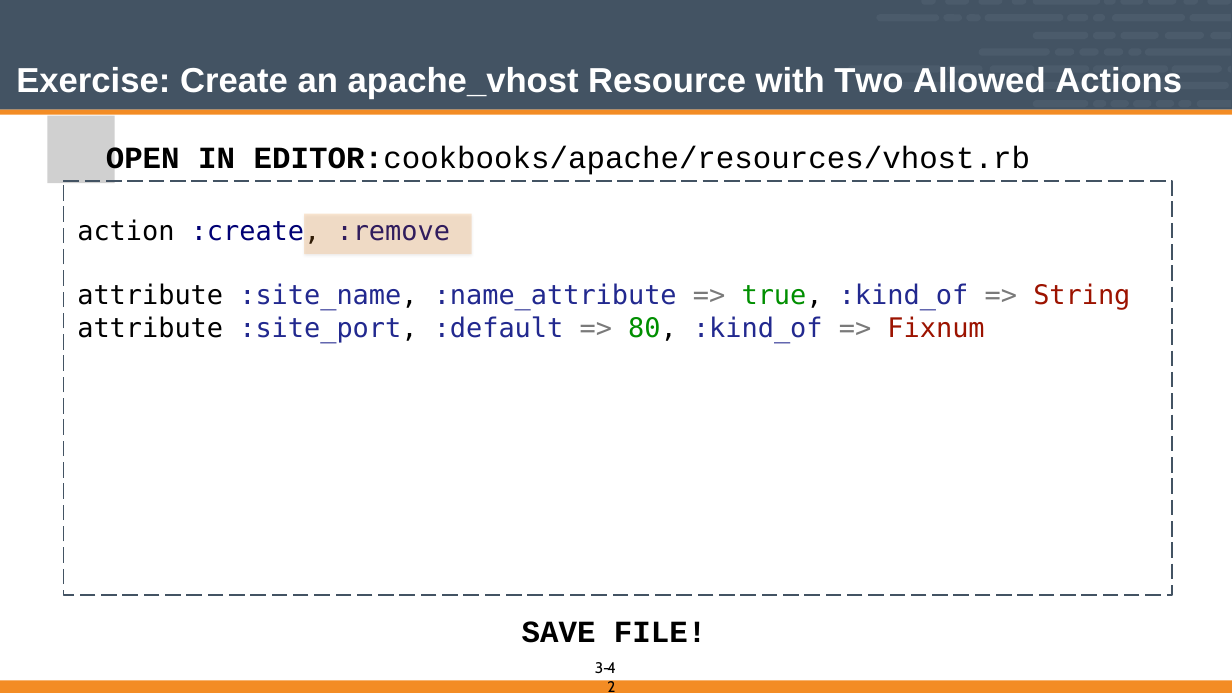
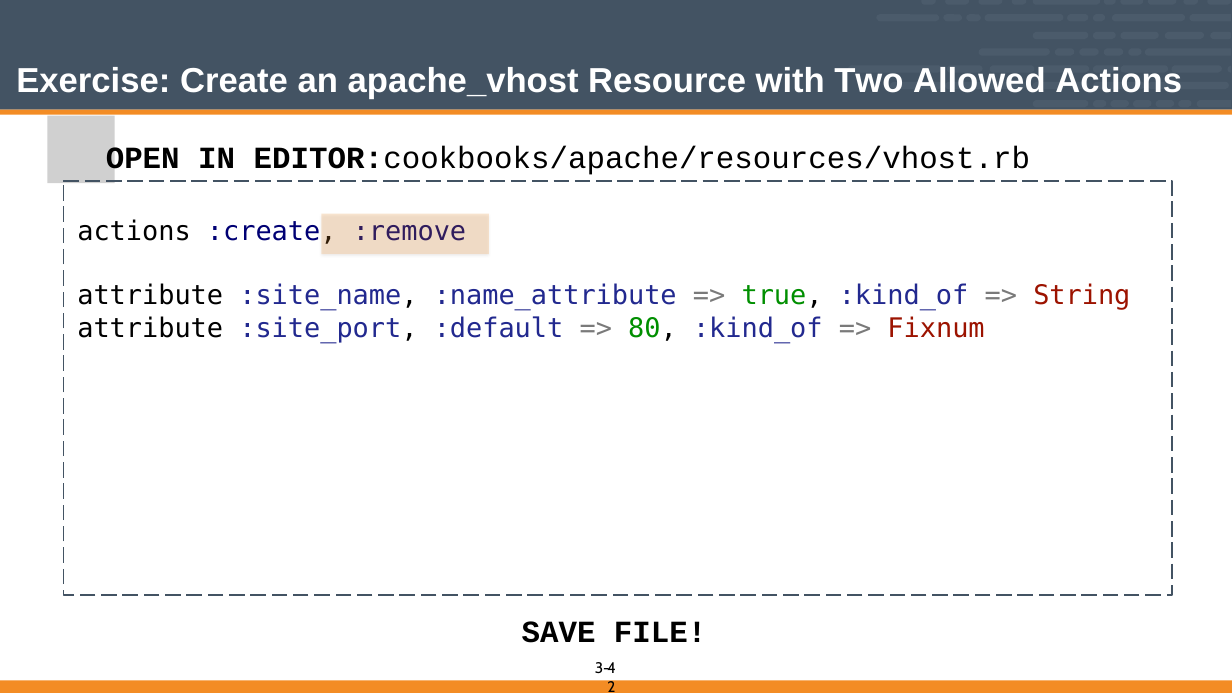
Before and after one commit to vinyar/chef-intermediate, a slide deck: slide 42 of 03-building_custom_resources.pptx. Drawn at 1232x693 pixels with LibreOffice and Linux fonts; fonts in the diff are those of the drawing; grey boxes stand for pictures. Boxes give left, top, right and bottom in pixels: in the first picture for what was removed or moved away, otherwise in the second. Text is boxed around its words. In the diff, an @@ line names an element or a change of style, - is before the commit and + after.

Commit message:
Fixed issue with resources definition
* Incorrectly used 'action' and not 'actions'

```diff
--- a/03-building_custom_resources.pptx
+++ b/03-building_custom_resources.pptx
@@ text in freeform shape at box(77, 218, 466, 245): text changed @@
-action :create, :remove
+actions :create, :remove
@@ rectangle: place and size @@
-rectangle at box(304, 213, 472, 254)
+rectangle at box(322, 213, 489, 254)
```
Also in this commit, not shown: 1 other slide changed.
